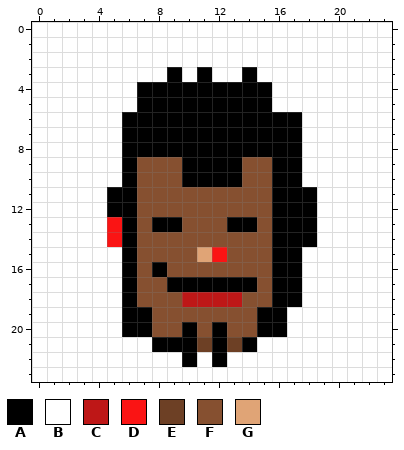
Two states of a pixel-art sprite, punk.png. Above, as it was before the edit.
The file is 24x24 pixels.
Palette (. is transparent): A #000000  B #ffffff  C #be1717  D #fa1414  E #6d4025  F #865030  G #e0a476
Pixels before, first column x 0:
 0 BBBBBBBBBBBBBBBBBBBBBBBB
 1 BBBBBBBBBBBBBBBBBBBBBBBB
 2 BBBBBBBBBBBBBBBBBBBBBBBB
 3 BBBBBBBBBABABBABBBBBBBBB
 4 BBBBBBBAAAAAAAAABBBBBBBB
 5 BBBBBBBAAAAAAAAABBBBBBBB
 6 BBBBBBAAAAAAAAAAAABBBBBB
 7 BBBBBBAAAAAAAAAAAABBBBBB
 8 BBBBBBAAAAAAAAAAAABBBBBB
 9 BBBBBBAFFFAAAAFFAABBBBBB
10 BBBBBBAFFFAAAAFFAABBBBBB
11 BBBBBAAFFFFFFFFFAAABBBBB
12 BBBBBAAFFFFFFFFFAAABBBBB
13 BBBBBDAFAAFFFAAFAAABBBBB
14 BBBBBDAFFFFFFFFFAAABBBBB
15 BBBBBBAFFFFGDFFFAABBBBBB
16 BBBBBBAFAFFFFFFFAABBBBBB
17 BBBBBBAFFAAAAAAFAABBBBBB
18 BBBBBBAFFFCCCCFFAABBBBBB
19 BBBBBBAAFFFFFFFAABBBBBBB
20 BBBBBBAAFFAFAFFAABBBBBBB
21 BBBBBBBBAAAEAEABBBBBBBBB
22 BBBBBBBBBBABABBBBBBBBBBB
23 BBBBBBBBBBBBBBBBBBBBBBBB
After:
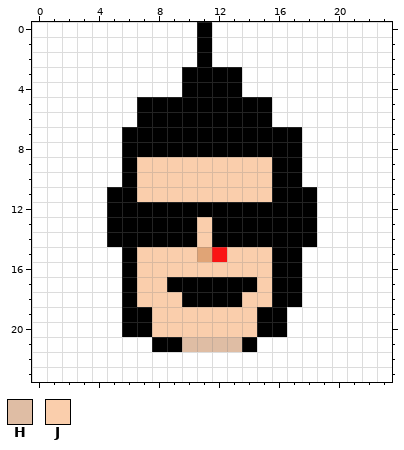
Colours new in this view: H #dfbda4  J #faceac
What changed:
Colour B becomes colour A in rows 0 to 2 at x 11; in row 3 at x 10 and 12 to 13.
Colour C becomes colour A in row 18 at x 10 to 13.
Colour D becomes colour A in rows 13 to 14 at x 5.
Colour F becomes colour A in row 12 at x 7 to 15; in row 13 at x 7, 10, 12 and 15; in row 14 at x 7 to 10 and 12 to 15.
Colour A becomes colour B in row 3 at x 9 and 14; in row 4 at x 7 to 9 and 14 to 15; in row 6 at x 6 and 16 to 17; in row 22 at x 10 and 12.
Colour A becomes colour H in row 21 at x 10 and 12.
Colour E becomes colour H in row 21 at x 11 and 13.
Colour A becomes colour J in rows 9 to 10 at x 10 to 13; in row 16 at x 8; in row 20 at x 10 and 12.
Colour F becomes colour J in rows 9 to 10 at x 7 to 9 and 14 to 15; in row 11 at x 7 to 15; in rows 13 to 14 at x 11; in row 15 at x 7 to 10 and 13 to 15; in row 16 at x 7 and 9 to 15; in row 17 at x 7 to 8 and 15.
Colour F becomes colour J in row 18 at x 7 to 9 and 14 to 15; in row 19 at x 8 to 14; in row 20 at x 8 to 9, 11 and 13 to 14.
Changed places in both pictures, as pixel boxes (x1, y1, x2, y2):
changed: (107, 22, 302, 367)
